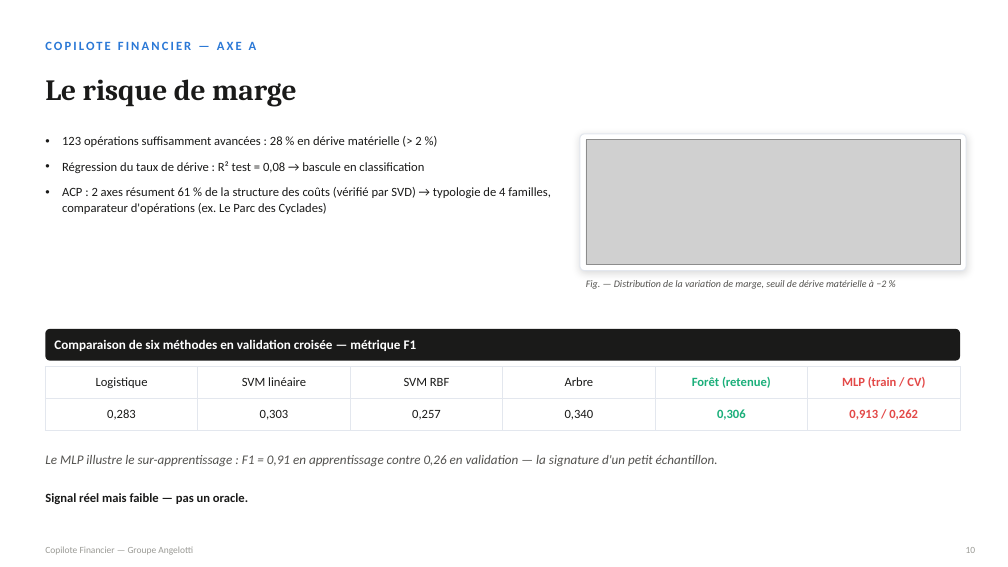
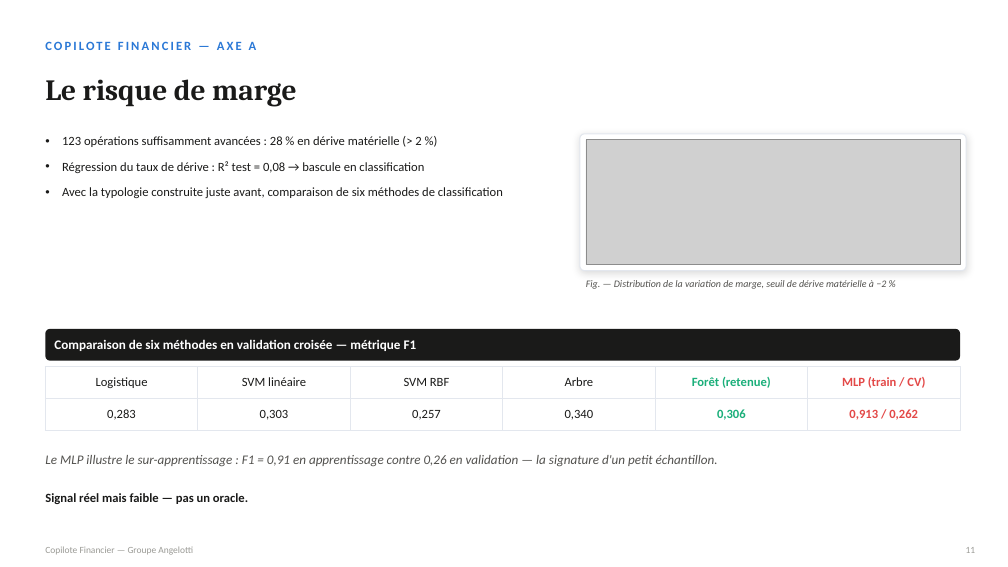
Before and after one commit to yzasmin/MemoireM2S2, a slide deck: slide 11 of soutenance_copilote_financier.pptx (slide 10 before the commit). Drawn at 1008x567 pixels with LibreOffice and Linux fonts; fonts in the diff are those of the drawing; grey boxes stand for pictures. Boxes give left, top, right and bottom in pixels: in the first picture for what was removed or moved away, otherwise in the second. Text is boxed around its words. In the diff, an @@ line names an element or a change of style, - is before the commit and + after.

```diff
--- a/soutenance_copilote_financier.pptx
+++ b/soutenance_copilote_financier.pptx
@@ text at (x1=62, y1=187, x2=503, y2=198): text changed @@
-• ACP : 2 axes résument 61 % de la structure des coûts (vérifié par SVD) → typologie de 4 familles, comparateur d'opérations (ex. Le Parc des Cyclades)
+• Avec la typologie construite juste avant, comparaison de six méthodes de classification
```
Also in this commit, not shown: 6 other slides changed, 1 slide added, 3 other files.
